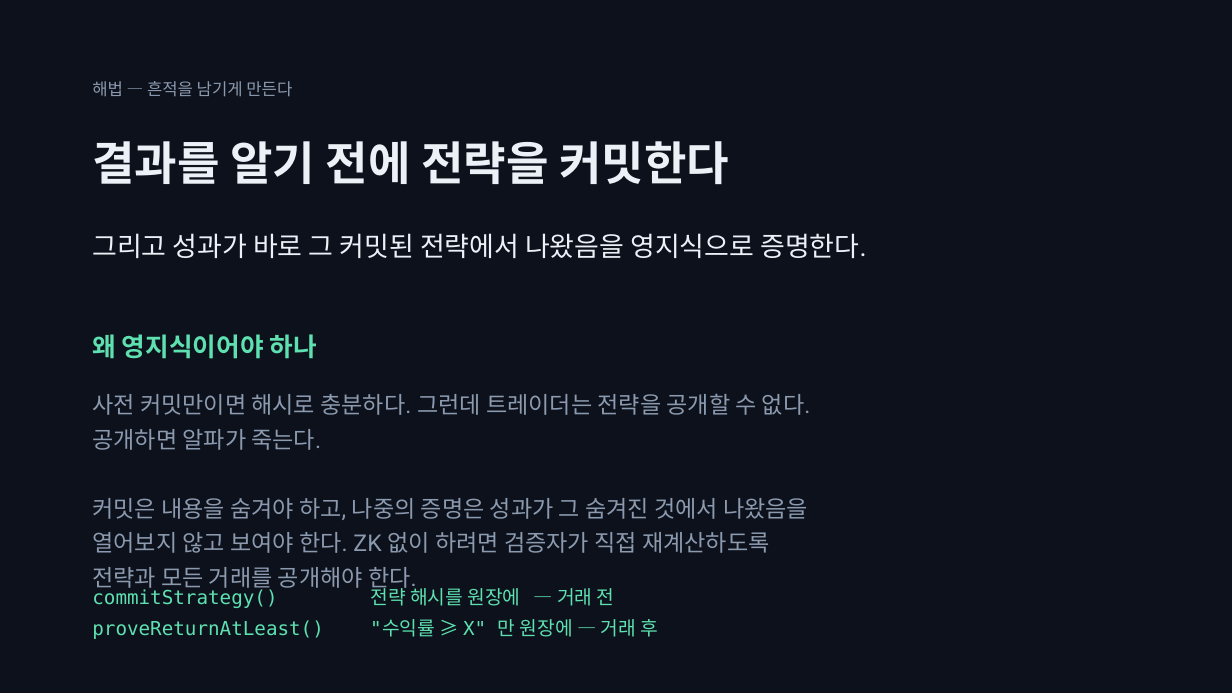
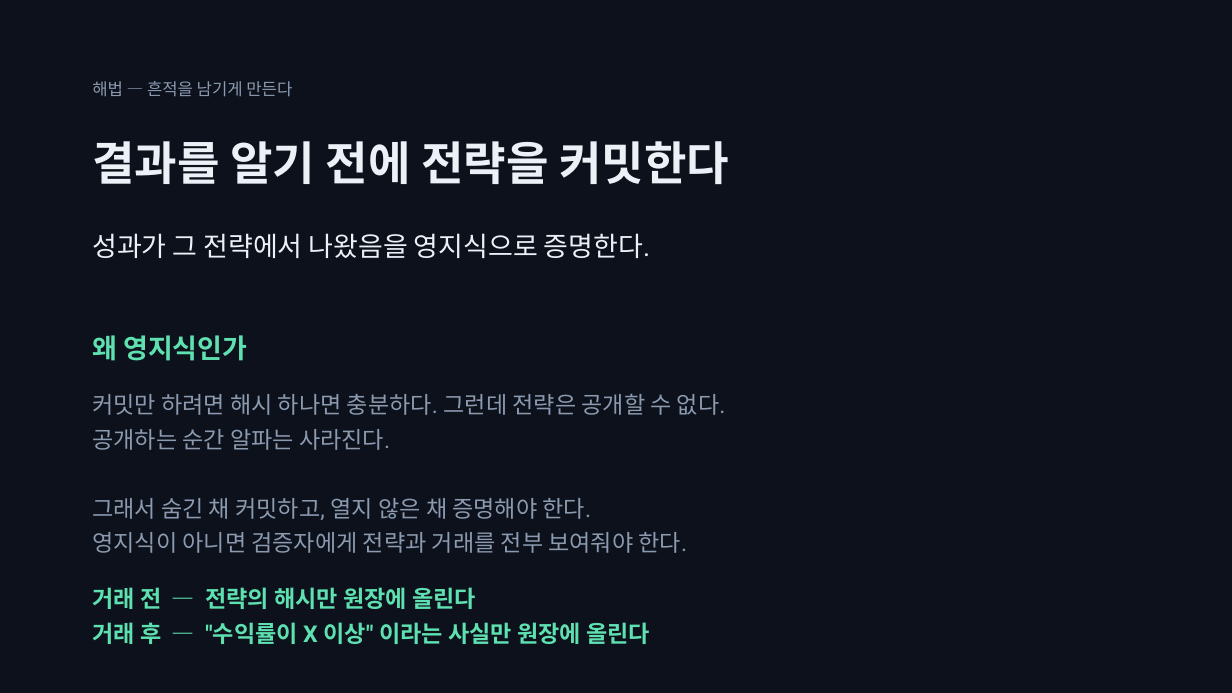
Before and after one commit to SeoDongOk/proof-of-track-record, a slide deck: slide 7 of deck/proof-of-track-record.pptx. Drawn at 1232x693 pixels with LibreOffice and Linux fonts; fonts in the diff are those of the drawing. Boxes give left, top, right and bottom in pixels: in the first picture for what was removed or moved away, otherwise in the second. Text is boxed around its words. In the diff, an @@ line names an element or a change of style, - is before the commit and + after.

```diff
--- a/deck/proof-of-track-record.pptx
+++ b/deck/proof-of-track-record.pptx
@@ text at box(92, 233, 650, 258): text changed @@
-그리고 성과가 바로 그 커밋된 전략에서 나왔음을 영지식으로 증명한다.
+성과가 그 전략에서 나왔음을 영지식으로 증명한다.
@@ text at box(92, 335, 247, 361): text changed; size 20 to 21 pt @@
-왜 영지식이어야 하나
+왜 영지식인가
@@ text at box(92, 393, 726, 553): text changed @@
-사전 커밋만이면 해시로 충분하다. 그런데 트레이더는 전략을 공개할 수 없다.
-공개하면 알파가 죽는다.
-커밋은 내용을 숨겨야 하고, 나중의 증명은 성과가 그 숨겨진 것에서 나왔음을
-열어보지 않고 보여야 한다. ZK 없이 하려면 검증자가 직접 재계산하도록
-전략과 모든 거래를 공개해야 한다.
+커밋만 하려면 해시 하나면 충분하다. 그런데 전략은 공개할 수 없다.
+공개하는 순간 알파는 사라진다.
+그래서 숨긴 채 커밋하고, 열지 않은 채 증명해야 한다.
+영지식이 아니면 검증자에게 전략과 거래를 전부 보여줘야 한다.
@@ text at box(92, 587, 650, 644): text changed; size 15 to 18 pt; font DejaVu Sans Mono to Roboto; bold on @@
-commitStrategy() 전략 해시를 원장에 — 거래 전
-proveReturnAtLeast() "수익률 ≥ X" 만 원장에 — 거래 후
+거래 전 — 전략의 해시만 원장에 올린다
+거래 후 — "수익률이 X 이상" 이라는 사실만 원장에 올린다
```
Also in this commit, not shown: 14 other slides changed, 15 other files.
